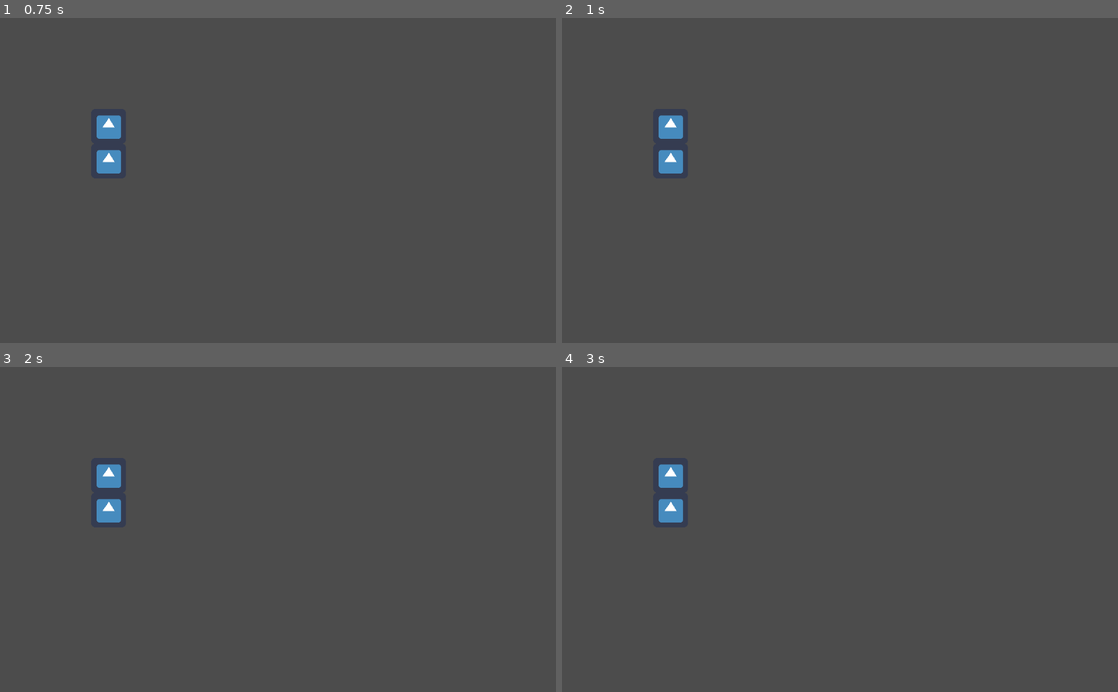
Above: before the commit, frames 1-4 (two rows, left to right).
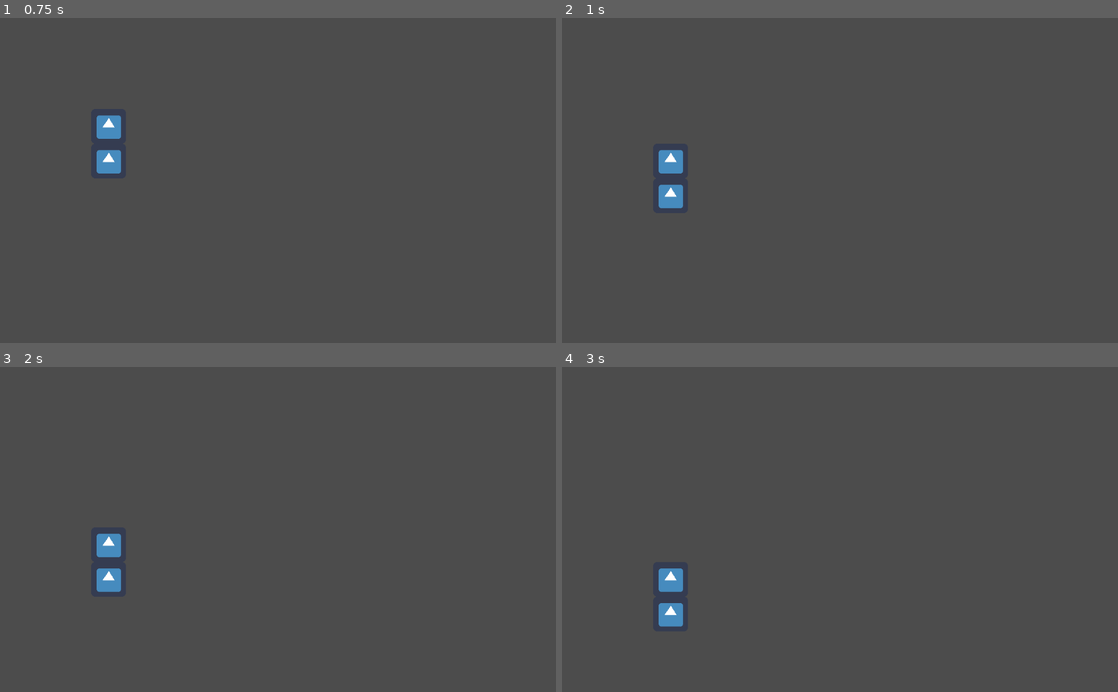
Above: after the commit, the same moments.

Repository: KavehNejad/Hack-2023
Game: Godot game, scene res://src/scenes/world.tscn
Same seed, same stepped clock (60 frames per second), same inputs: the game is played once before the commit and once after it. The engine's default icon, where the game draws it, is replaced by a stand-in: a white triangle on a blue panel in a dark square.
Inputs:
- Up to frame 1 (0.75 s): tap Enter at 0.5 s
- Up to frame 2 (1 s): no input
- Up to frame 3 (2 s): tap Space at 1.25 s
- Up to frame 4 (3 s): tap Enter at 2.75 s

Frame 1 is identical in both runs. In frame 2, 0.6% of the frame differs, in the area x 17-22%, y 29-59%; in frame 3, 1.3%, in the area x 17-22%, y 29-70%; in frame 4, 1.3%.

Commit message:
Blocks fall

Diff:
--- a/super-tetris-world/src/scripts/shape.gd
+++ b/super-tetris-world/src/scripts/shape.gd
@@ -11,7 +11,5 @@
 				block.position.y = 64 * y
 				add_child(block)
 
-
-
 func _on_Timer_timeout():
-	print(1)
+	position.y += 64
